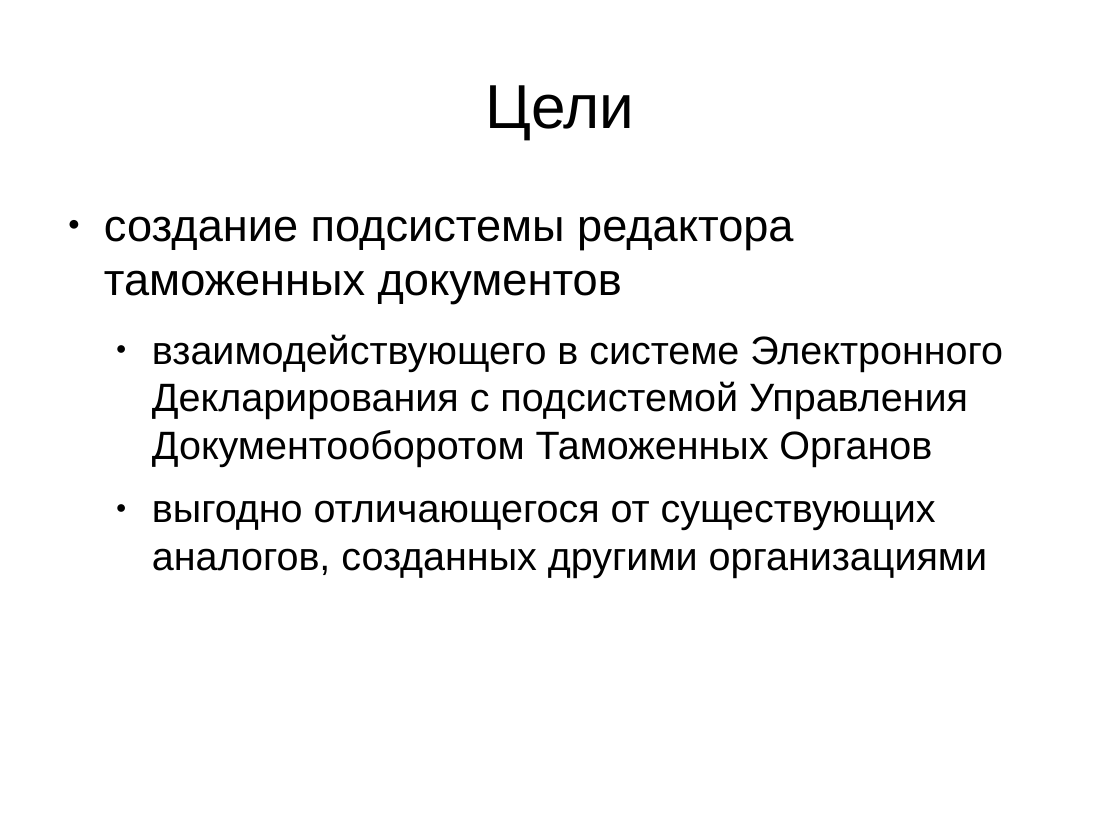
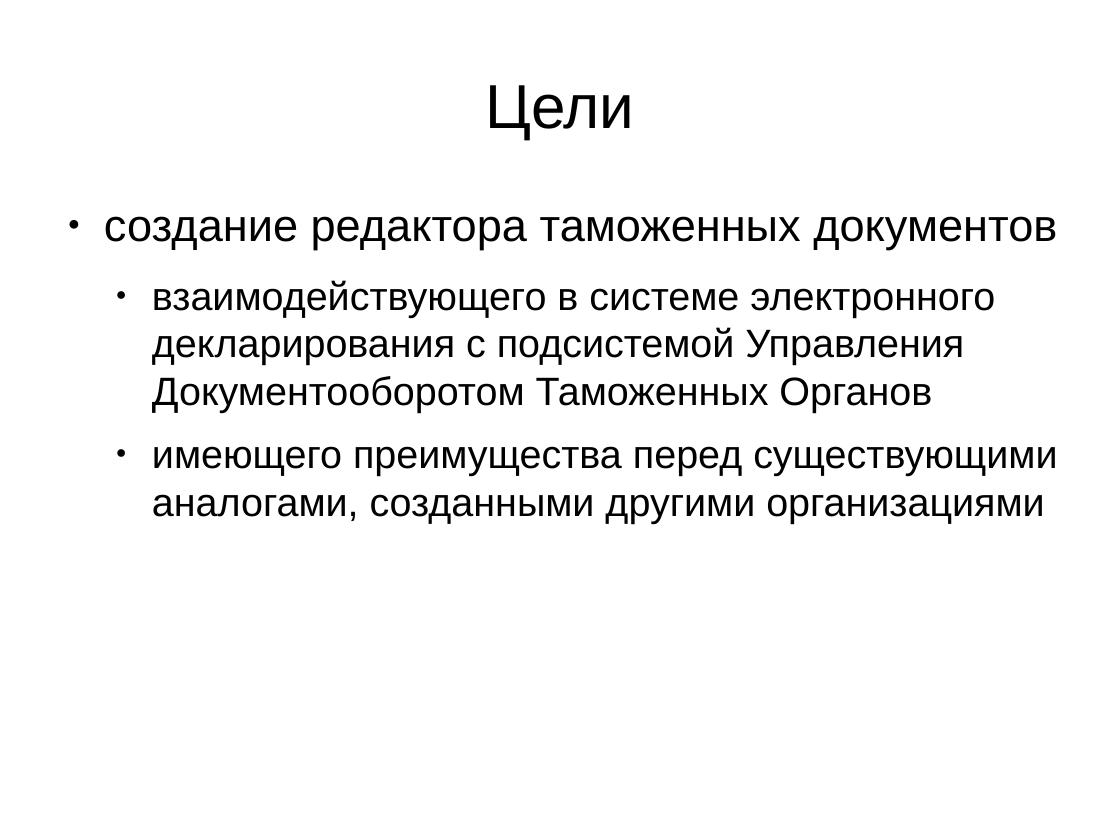
Before and after one commit to aeremenok/a-team-777, a slide deck: slide 3 of diploma/eav/diploma/demo.odp. Drawn at 1120x840 pixels with LibreOffice and Linux fonts; fonts in the diff are those of the drawing. Boxes give left, top, right and bottom in pixels: in the first picture for what was removed or moved away, otherwise in the second. Text is boxed around its words. In the diff, an @@ line names an element or a change of style, - is before the commit and + after.

```diff
--- a/diploma/eav/diploma/demo.odp
+++ b/diploma/eav/diploma/demo.odp
@@ text at [104, 216, 1057, 523]: text changed @@
-● создание подсистемы редактора таможенных документов
-  ● взаимодействующего в системе Электронного Декларирования с подсистемой Управления Документооборотом Таможенных Органов
-  ● выгодно отличающегося от существующих аналогов, созданных другими организациями
+● создание редактора таможенных документов
+  ● взаимодействующего в системе электронного декларирования с подсистемой Управления Документооборотом Таможенных Органов
+  ● имеющего преимущества перед существующими аналогами, созданными другими организациями
```
Also in this commit, not shown: 5 other slides changed.
